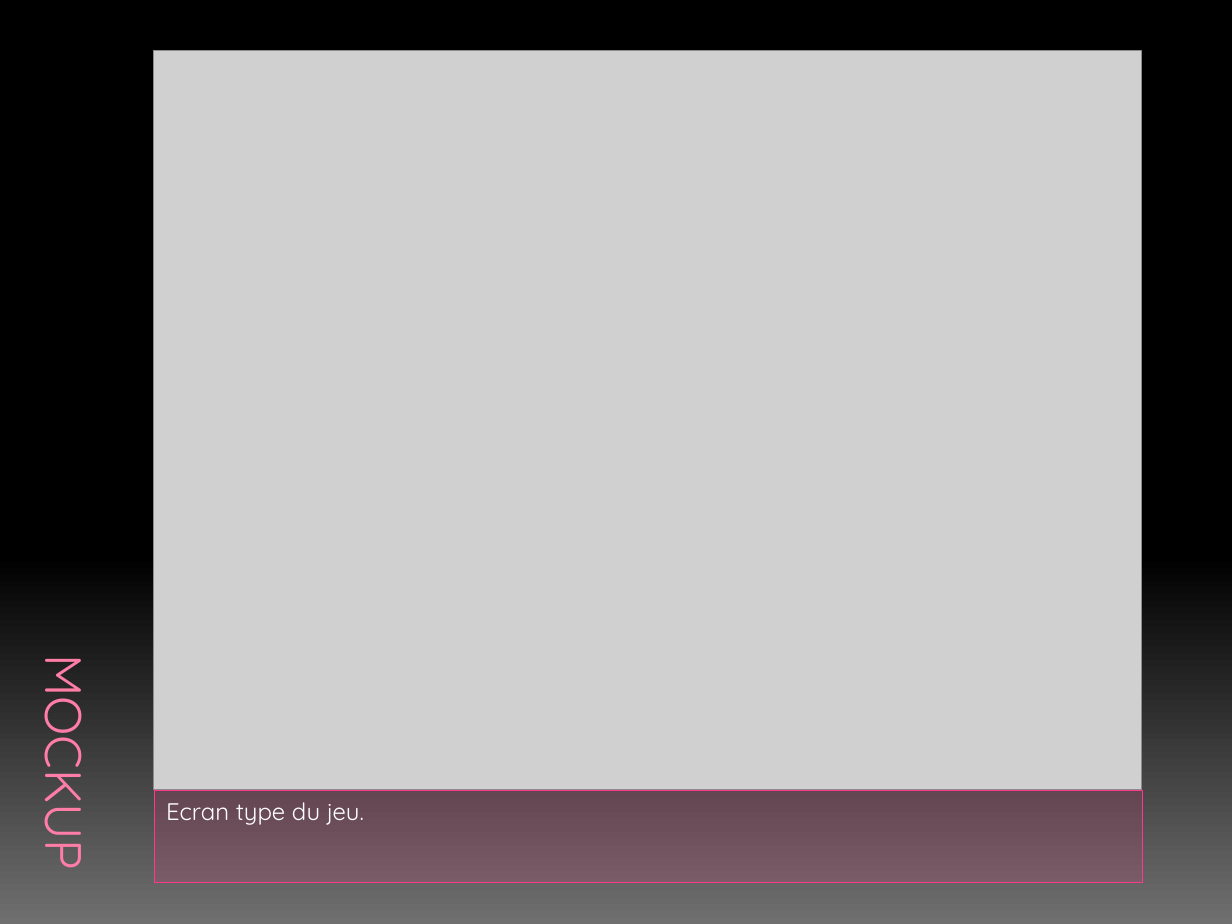
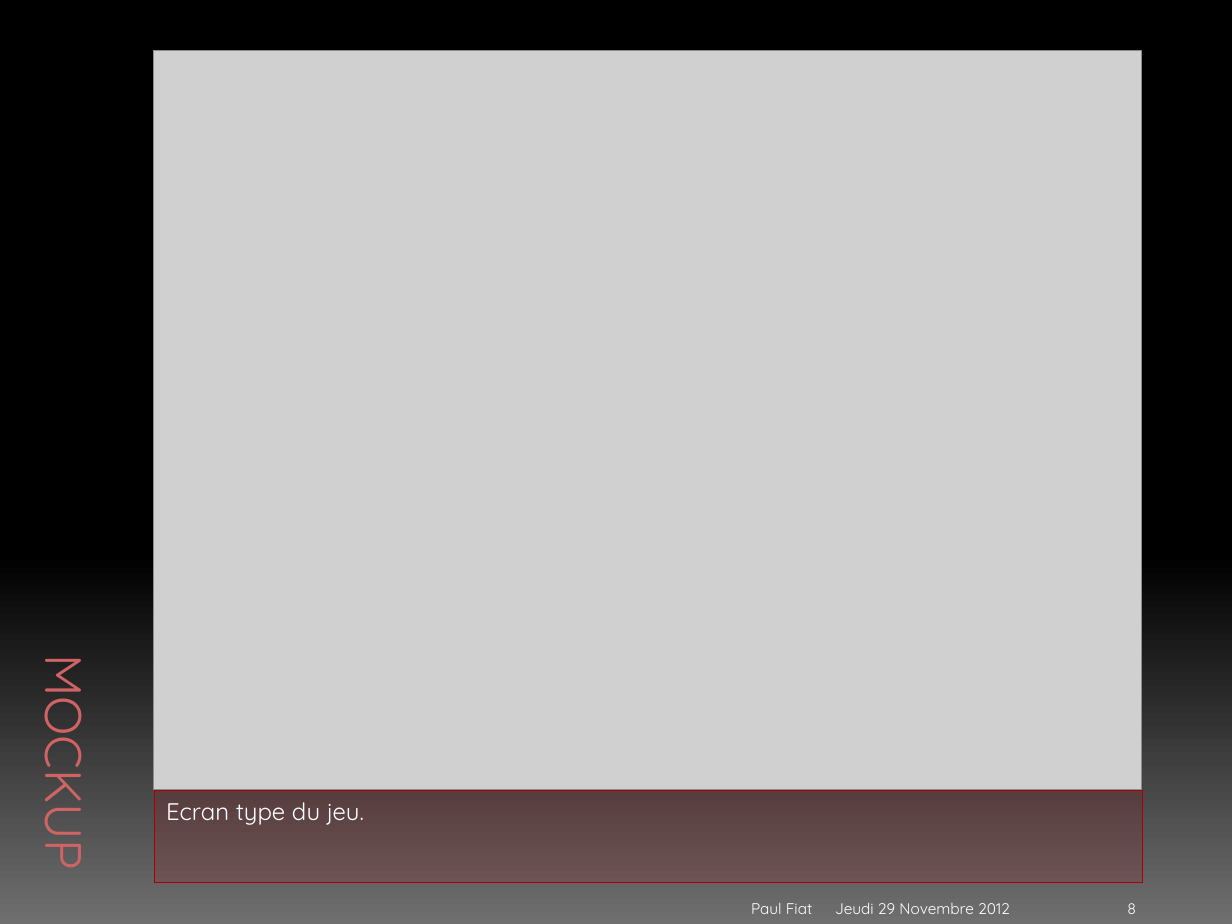
Before and after one commit to Nyarlygames/OBG, a slide deck: slide 8 of GD/Présentation.pptx (slide 6 before the commit). Drawn at 1232x924 pixels with LibreOffice and Linux fonts; fonts in the diff are those of the drawing; grey boxes stand for pictures. Boxes give left, top, right and bottom in pixels: in the first picture for what was removed or moved away, otherwise in the second. Text is boxed around its words. In the diff, an @@ line names an element or a change of style, - is before the commit and + after.

```diff
--- a/GD/Présentation.pptx
+++ b/GD/Présentation.pptx
@@ title "MOCKUP" at [30,675,106,863]: text colour #FF7DA7 to #D06464, letter outline #B12761 0.5 pt to #780101 0.5 pt @@
@@ text "Ecran type du jeu." at [154,791,1142,883]: fill #FF388C at 15% opacity to #AD0101 at 15% opacity; outline #FF388C 0.75 pt to #AD0101 0.75 pt @@
@@ text added at [751,903,813,914], 9 pt, text #FFFFFF @@
+Paul Fiat
@@ text added at [835,903,1010,914], 9 pt, text #FFFFFF @@
+Jeudi 29 Novembre 2012
@@ page number added at [1127,903,1136,914], 9 pt, text #FFFFFF @@
+8
```
Also in this commit, not shown: 8 other slides changed, 2 slides added.
